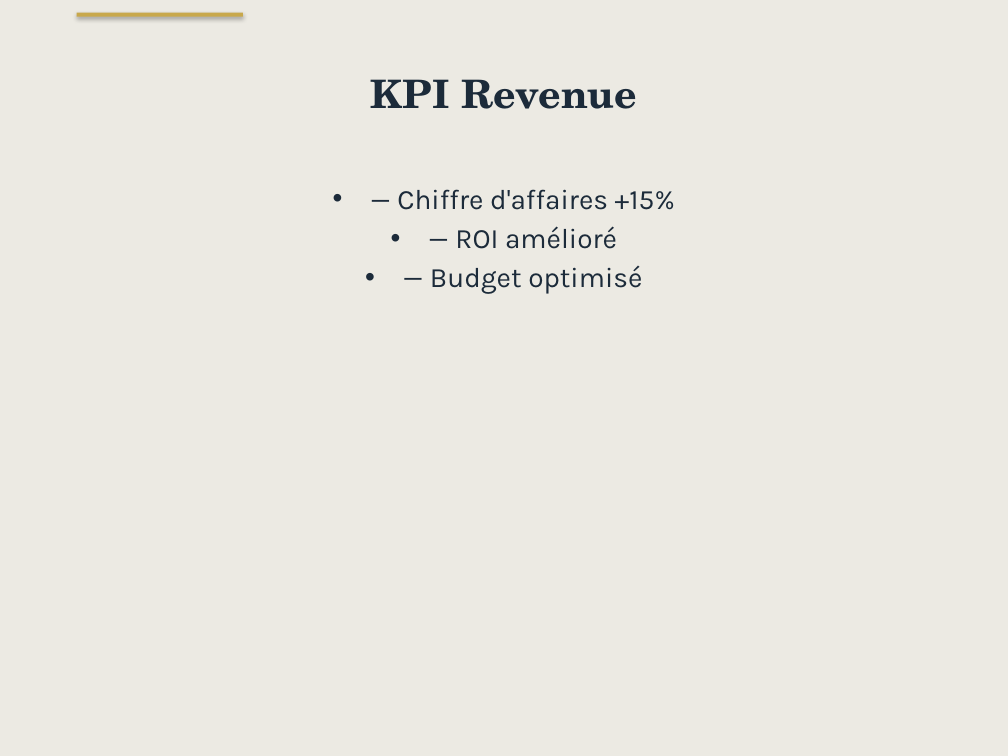
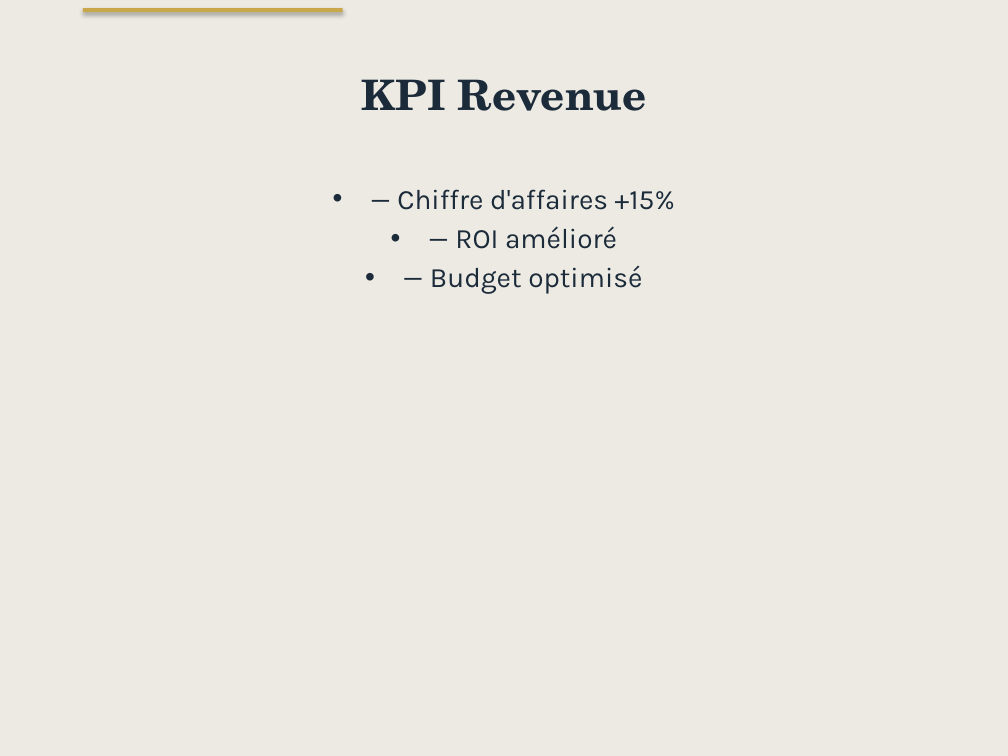
Before and after one commit to matisselebretonmatisselebreton-arch/salut, a slide deck: slide 2 of output/test_corporate_redesigned.pptx. Drawn at 1008x756 pixels with LibreOffice and Linux fonts; fonts in the diff are those of the drawing. Boxes give left, top, right and bottom in pixels: in the first picture for what was removed or moved away, otherwise in the second. Text is boxed around its words. In the diff, an @@ line names an element or a change of style, - is before the commit and + after.

```diff
--- a/output/test_corporate_redesigned.pptx
+++ b/output/test_corporate_redesigned.pptx
@@ rectangle: place and size @@
-rectangle at [77,13,243,17]
+rectangle at [83,8,343,12]
@@ title "KPI Revenue" at [361,79,647,111]: size 28 to 30 pt @@
```
Also in this commit, not shown: 2 other slides changed, 1 other file.
